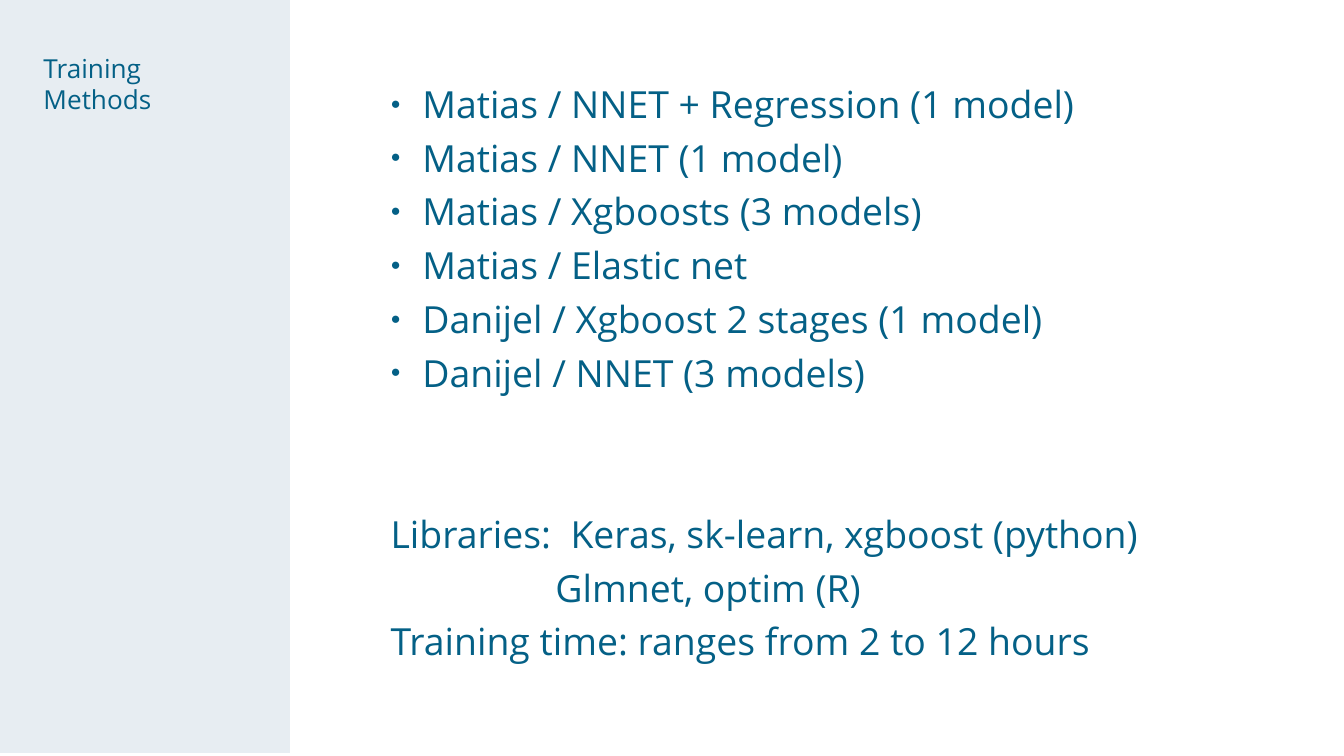
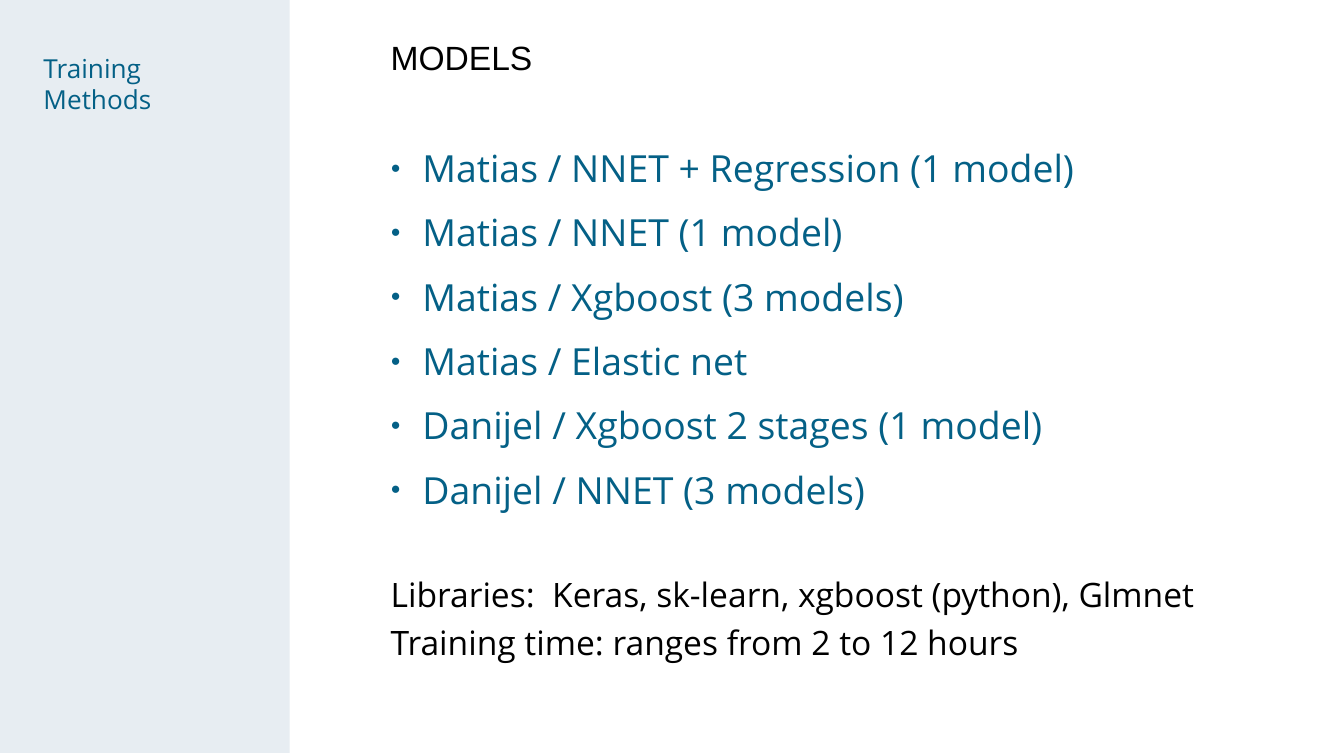
Before and after one commit to chechir/talking_data, a slide deck: slide 13 of brussels/deck_overview_detail.odp (slide 11 before the commit). Drawn at 1344x756 pixels with LibreOffice and Linux fonts; fonts in the diff are those of the drawing. Boxes give left, top, right and bottom in pixels: in the first picture for what was removed or moved away, otherwise in the second. Text is boxed around its words. In the diff, an @@ line names an element or a change of style, - is before the commit and + after.

```diff
--- a/brussels/deck_overview_detail.odp
+++ b/brussels/deck_overview_detail.odp
@@ text at <box>391,46,533,71</box>: paragraph added @@
+MODELS
@@ text at <box>391,153,1074,663</box>: size 20 to 18 pt, text colour #046086 to #000000 in "Training time: ranges from 2 to 12 ..."; more space between paragraphs @@
@@ text at <box>422,282,903,320</box>: text changed @@
-● Matias / Xgboosts (3 models)
+● Matias / Xgboost (3 models)
@@ text at <box>391,581,1194,615</box>: text changed; size 20 to 18 pt; text colour #046086 to #000000 @@
-Libraries: Keras, sk-learn, xgboost (python)
-Glmnet, optim (R)
+Libraries: Keras, sk-learn, xgboost (python), Glmnet
```
Also in this commit, not shown: 8 other slides changed, 2 slides added, 1 slide removed.
